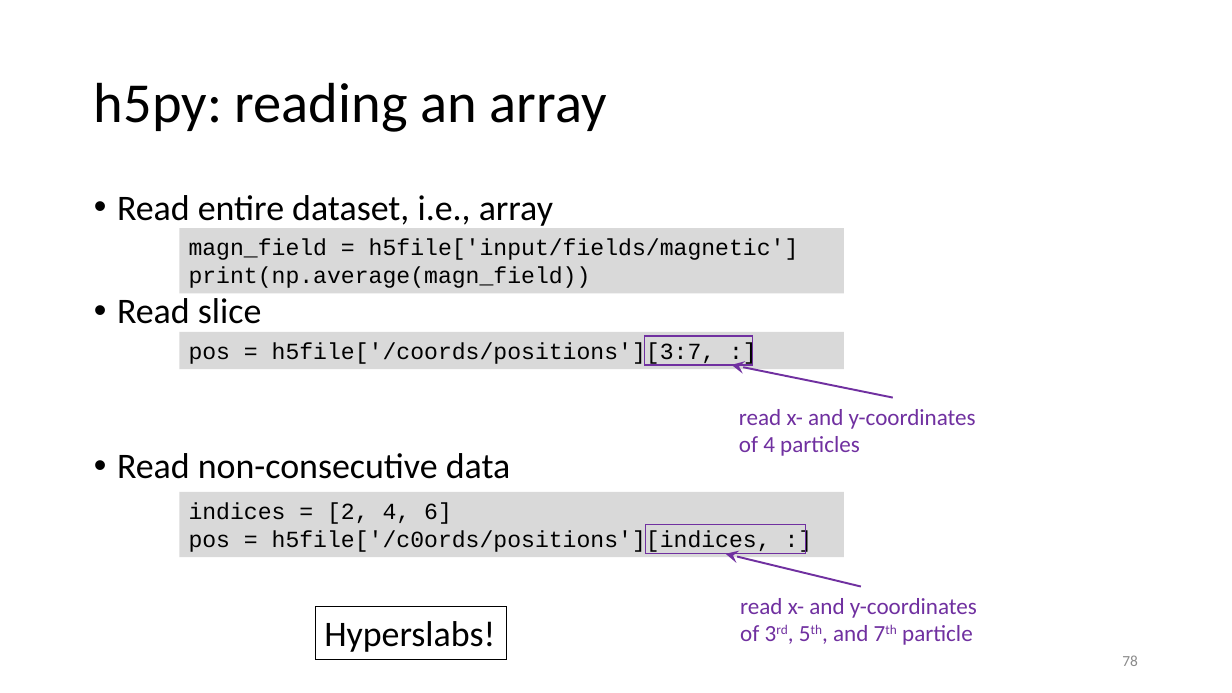
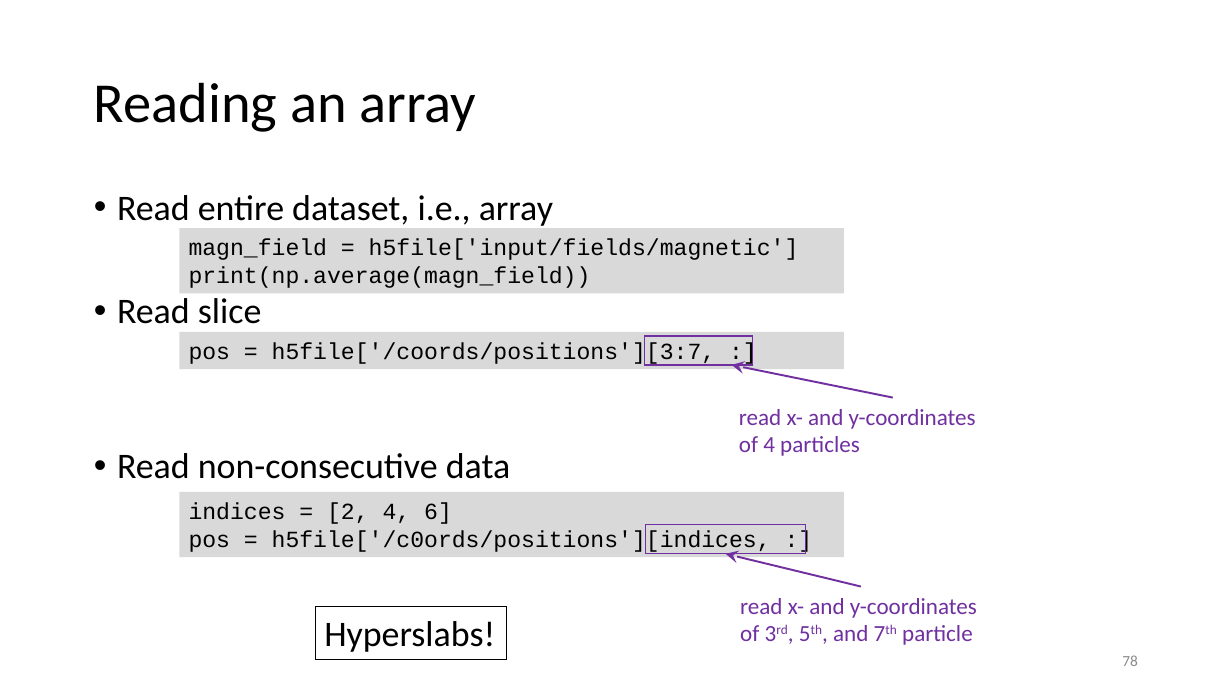
Before and after one commit to gjbex/Scientific-Python, a slide deck: slide 78 of scientific_python.pptx. Drawn at 1232x693 pixels with LibreOffice and Linux fonts; fonts in the diff are those of the drawing. Boxes give left, top, right and bottom in pixels: in the first picture for what was removed or moved away, otherwise in the second. Text is boxed around its words. In the diff, an @@ line names an element or a change of style, - is before the commit and + after.

```diff
--- a/scientific_python.pptx
+++ b/scientific_python.pptx
@@ title at (x1=94, y1=82, x2=477, y2=132): text changed @@
-h5py: reading an array
+Reading an array
```
Also in this commit, not shown: 7 other slides changed, 10 slides removed, 14 other files.
